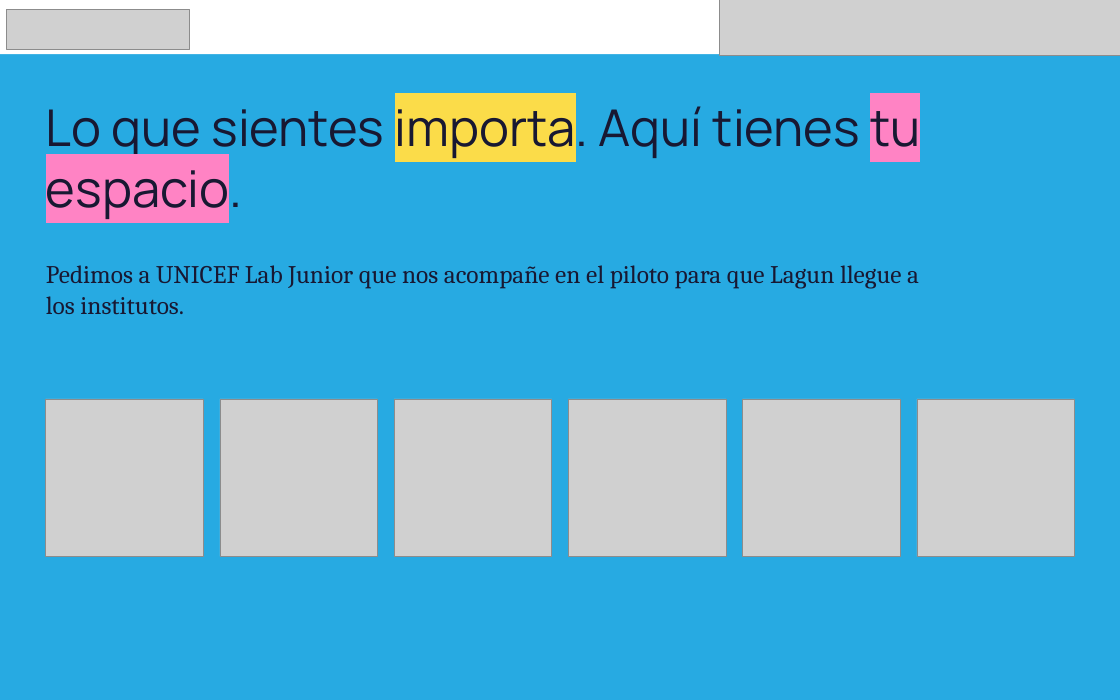
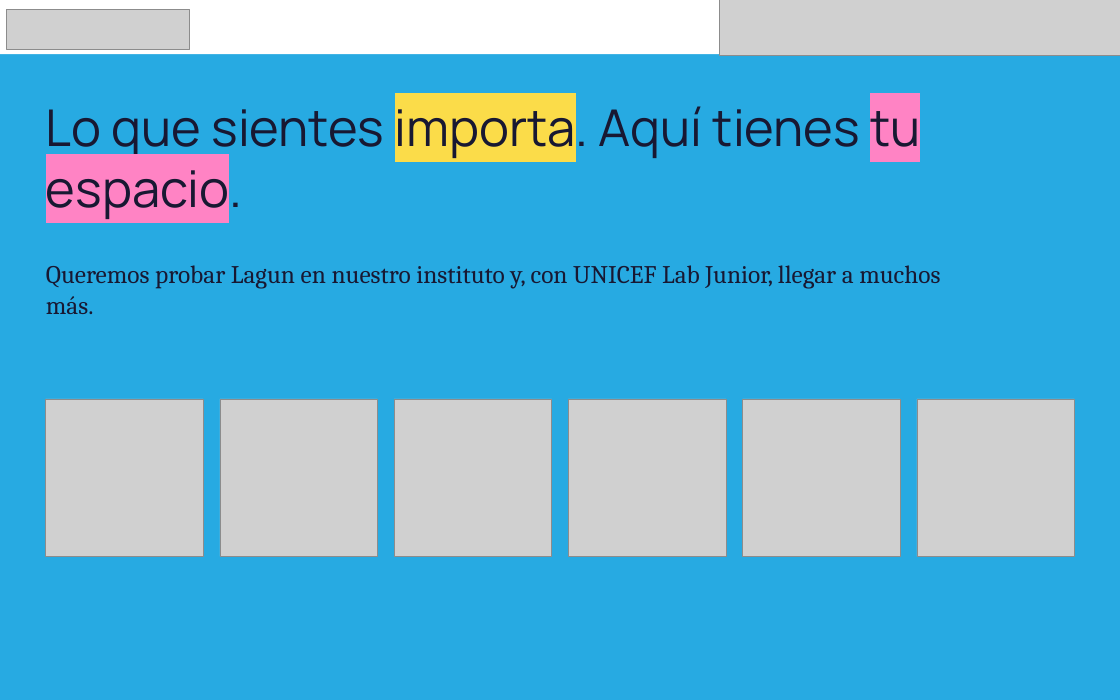
Before and after one commit to pertx1/Lagun, a slide deck: slide 12 of presentacion/Lagun-UNICEF-Lab-Junior.pptx (slide 14 before the commit). Drawn at 1120x700 pixels with LibreOffice and Linux fonts; fonts in the diff are those of the drawing; grey boxes stand for pictures. Boxes give left, top, right and bottom in pixels: in the first picture for what was removed or moved away, otherwise in the second. Text is boxed around its words. In the diff, an @@ line names an element or a change of style, - is before the commit and + after.

```diff
--- a/presentacion/Lagun-UNICEF-Lab-Junior.pptx
+++ b/presentacion/Lagun-UNICEF-Lab-Junior.pptx
@@ text at (x1=46, y1=265, x2=940, y2=314): text changed @@
-Pedimos a UNICEF Lab Junior que nos acompañe en el piloto para que Lagun llegue a los institutos.
+Queremos probar Lagun en nuestro instituto y, con UNICEF Lab Junior, llegar a muchos más.
```
Also in this commit, not shown: 8 other slides changed, 2 slides removed.
